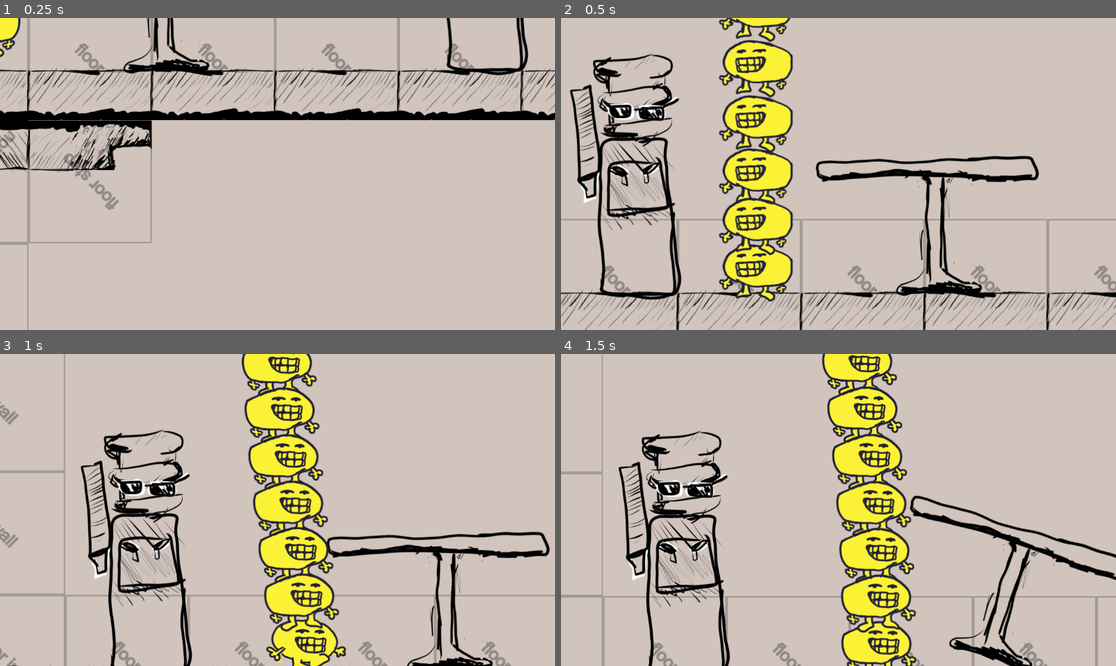
Above: before the commit, frames 1-4 (two rows, left to right).
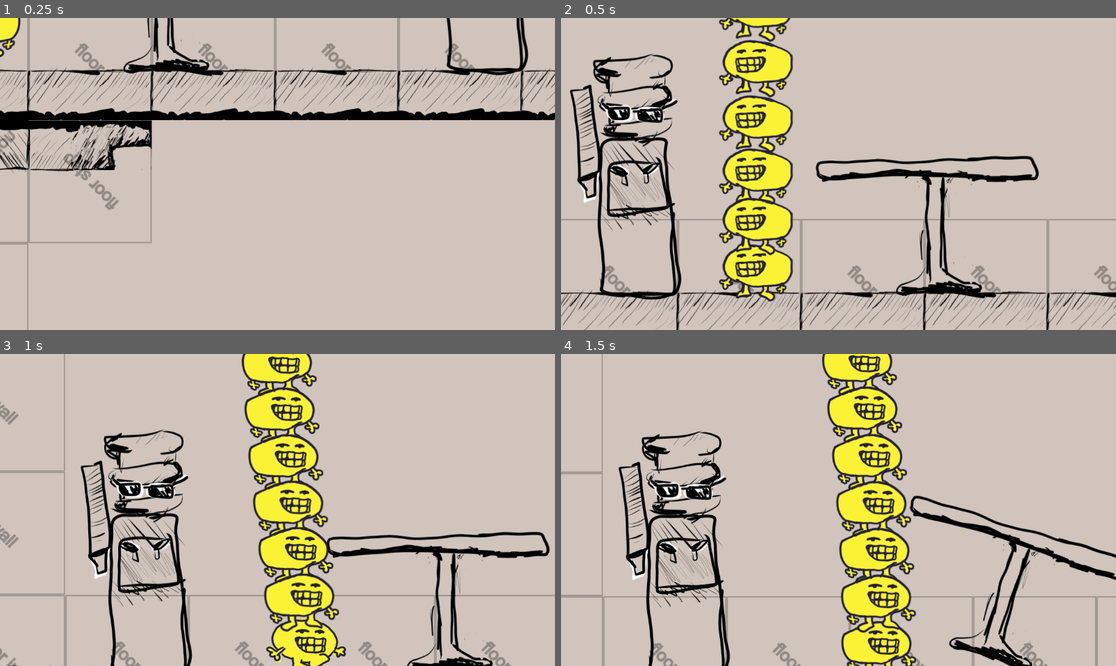
Above: after the commit, the same moments.

Repository: JCoMcL/gourt-game
Game: Godot game, scene res://level/office-level.tscn
The game is run twice, just before and just after one commit, with the same random seed, the same clock (stepped at 60 frames per second) and the same inputs.
Inputs (mouse positions are in pixels of both pictures, inside the frame that each line leads up to):
- Up to frame 1 (0.25 s): no input
- Up to frame 2 (0.5 s): no input
- Up to frame 3 (1 s): move the mouse to (399, 494) at 0.52 s; press the mouse at (399, 494) at 0.53 s; hold Right (go right) from 0.53 s (still down)
- Up to frame 4 (1.5 s): release Right (go right) at 1.25 s; release the mouse at (960, 494) at 1.25 s; drag from (727, 525) to (810, 572) at 1.27 s

Frame 1 is identical in both runs. In frame 2, 0.5% of the frame differs, in the area x 7-22%, y 25-34%; in frame 3, 0.5%; in frame 4, 0.5%, in the area x 15-31%, y 38-47%.

Commit message:
Add equipment slots and types of equippable items

Diff:
--- a/gourts/gourt.tscn
+++ b/gourts/gourt.tscn
@@ -101,5 +101,23 @@
 frame_progress = 0.908991
 flip_h = true
 
+[node name="EyesSlot" type="Node2D" parent="Body/Face"]
+position = Vector2(6, -31)
+
+[node name="HeadSlot" type="Node2D" parent="Body"]
+position = Vector2(-11, -46)
+
+[node name="HandSlot1" type="Node2D" parent="Body"]
+position = Vector2(-70, 27)
+
+[node name="HandSlot2" type="Node2D" parent="Body"]
+position = Vector2(48, 36)
+
+[node name="LegSlot1" type="Node2D" parent="Body"]
+position = Vector2(-33, 48)
+
+[node name="LegSlot2" type="Node2D" parent="Body"]
+position = Vector2(15, 53)
+
 [node name="Perch" type="Node2D" parent="."]
 position = Vector2(0, -100)
--- a/level/office-level.tscn
+++ b/level/office-level.tscn
@@ -86,16 +86,16 @@
 texture = ExtResource("6_qycbv")
 
 [node name="Sunglasses" type="Area2D" parent="TileMapLayer/WaterCoolest"]
+position = Vector2(27, -137)
 collision_layer = 32
 collision_mask = 0
 script = ExtResource("6_rh3h7")
+equippable_type = 1
 
 [node name="CollisionShape2D" type="CollisionShape2D" parent="TileMapLayer/WaterCoolest/Sunglasses"]
-position = Vector2(29.5, -134.906)
 shape = SubResource("RectangleShape2D_gt2um")
 
 [node name="Sprite" type="Sprite2D" parent="TileMapLayer/WaterCoolest/Sunglasses"]
-position = Vector2(30, -141)
 texture = ExtResource("7_43b34")
 
 [node name="NpcGourtstack" type="Sprite2D" parent="TileMapLayer"]
--- a/props/equipable.gd
+++ b/props/equipable.gd
@@ -2,5 +2,27 @@
 
 class_name Equippable
 
+enum EquippableType { HEAD, EYES, HAND, FOOT }
+
+@export_enum("HEAD", "EYES", "HAND", "FOOT")
+var equippable_type: int = EquippableType.HEAD
+
 func interract(operator):
-	reparent(operator) #TODO fix positioning
+	var target_slot: Node2D
+
+	match equippable_type:
+		EquippableType.HEAD:
+			target_slot = operator.get_node("Body/HeadSlot")
+		EquippableType.EYES:
+			target_slot = operator.get_node("Body/Face/EyesSlot")
+		EquippableType.HAND:
+			target_slot = operator.get_node("Body/HandSlot1") #TODO think about left/right hands/legs
+		EquippableType.FOOT:
+			target_slot = operator.get_node("Body/LegSlot1")
+		_:
+			return
+
+	global_position = target_slot.global_position
+	reparent(target_slot)
+
+	position = Vector2.ZERO
